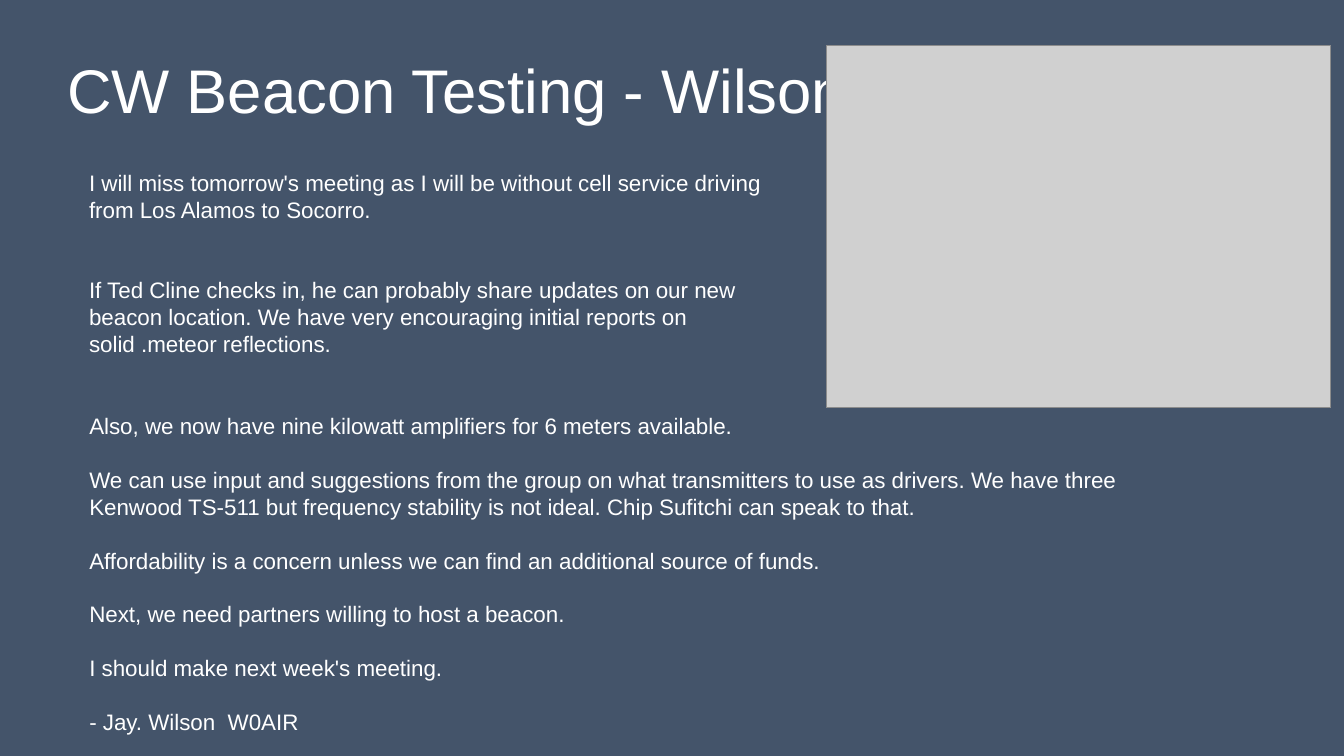
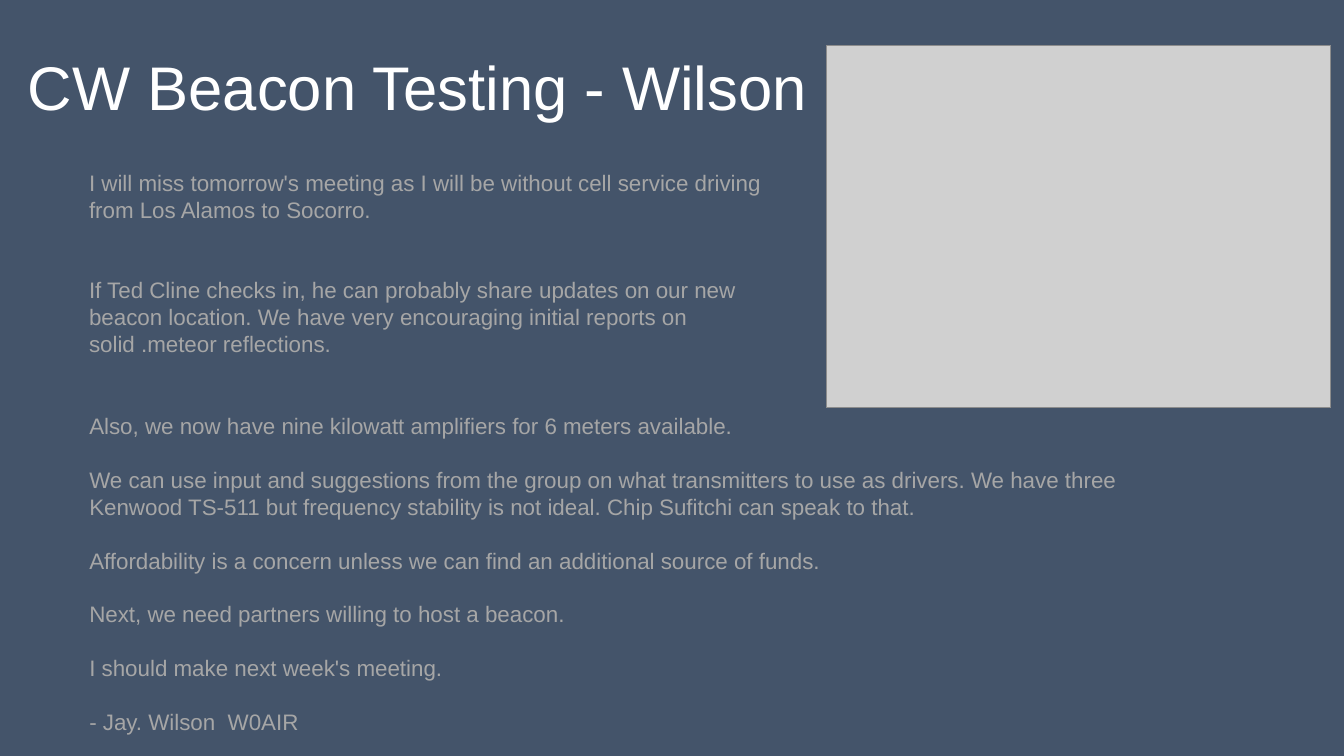
Before and after one commit to HamSCI/MSQP, a slide deck: slide 26 of Working Group meeting slides/Meteor_Scatter_Working_Group_4Nov2026.pptx (slide 8 before the commit). Drawn at 1344x756 pixels with LibreOffice and Linux fonts; fonts in the diff are those of the drawing; grey boxes stand for pictures. Boxes give left, top, right and bottom in pixels: in the first picture for what was removed or moved away, otherwise in the second. Text is boxed around its words. In the diff, an @@ line names an element or a change of style, - is before the commit and + after.

Commit message:
Add files via upload
Nov 4, 2026 working group slides

```diff
--- a/Working Group meeting slides/Meteor_Scatter_Working_Group_4Nov2026.pptx
+++ b/Working Group meeting slides/Meteor_Scatter_Working_Group_4Nov2026.pptx
@@ title "CW Beacon Testing - Wilson" rewrapped from (67, 63, 846, 124) to (28, 65, 807, 121) @@
@@ text "I will miss tomorrow's meeting ..." at (89, 175, 761, 352): text colour #FFFFFF to #A6A6A6 @@
@@ text "Also, we now have nine ..." at (89, 418, 1116, 735): text colour #FFFFFF to #A6A6A6 @@
```
Also in this commit, not shown: 3 other slides changed, 20 slides added, 5 slides removed.
